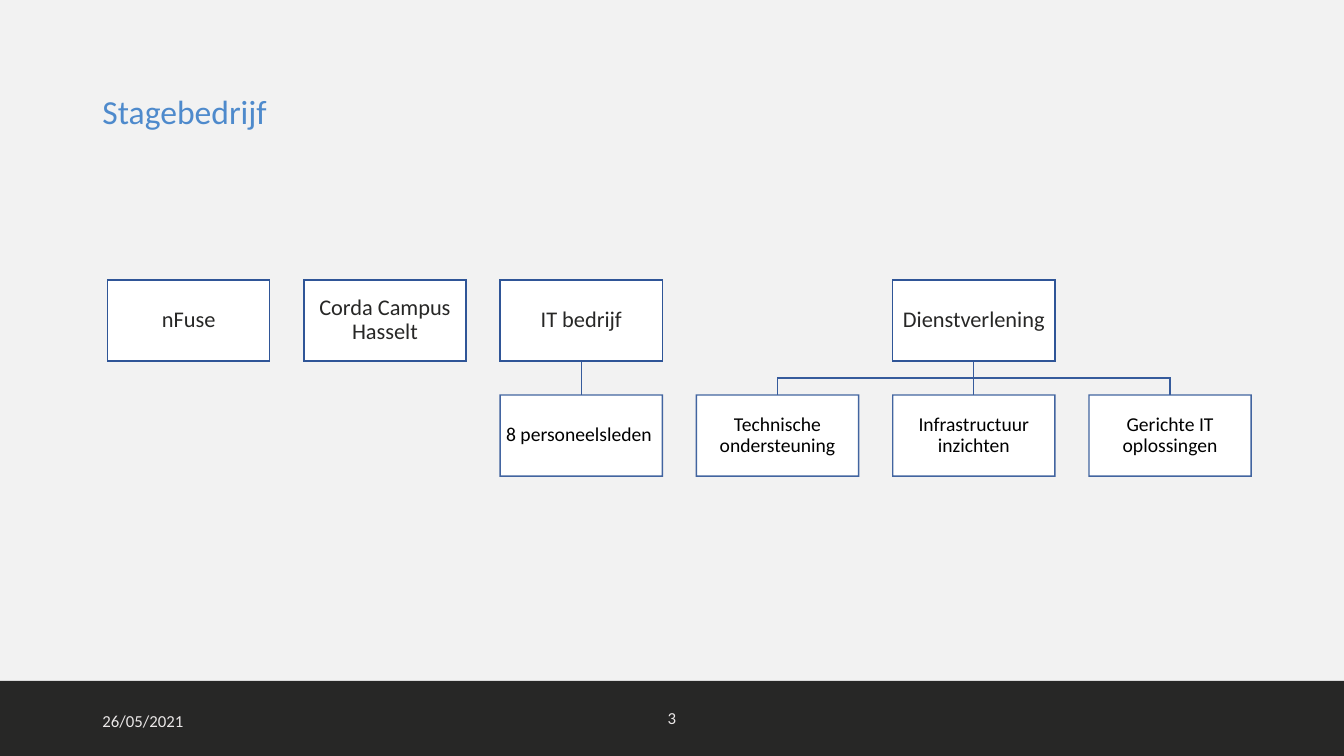
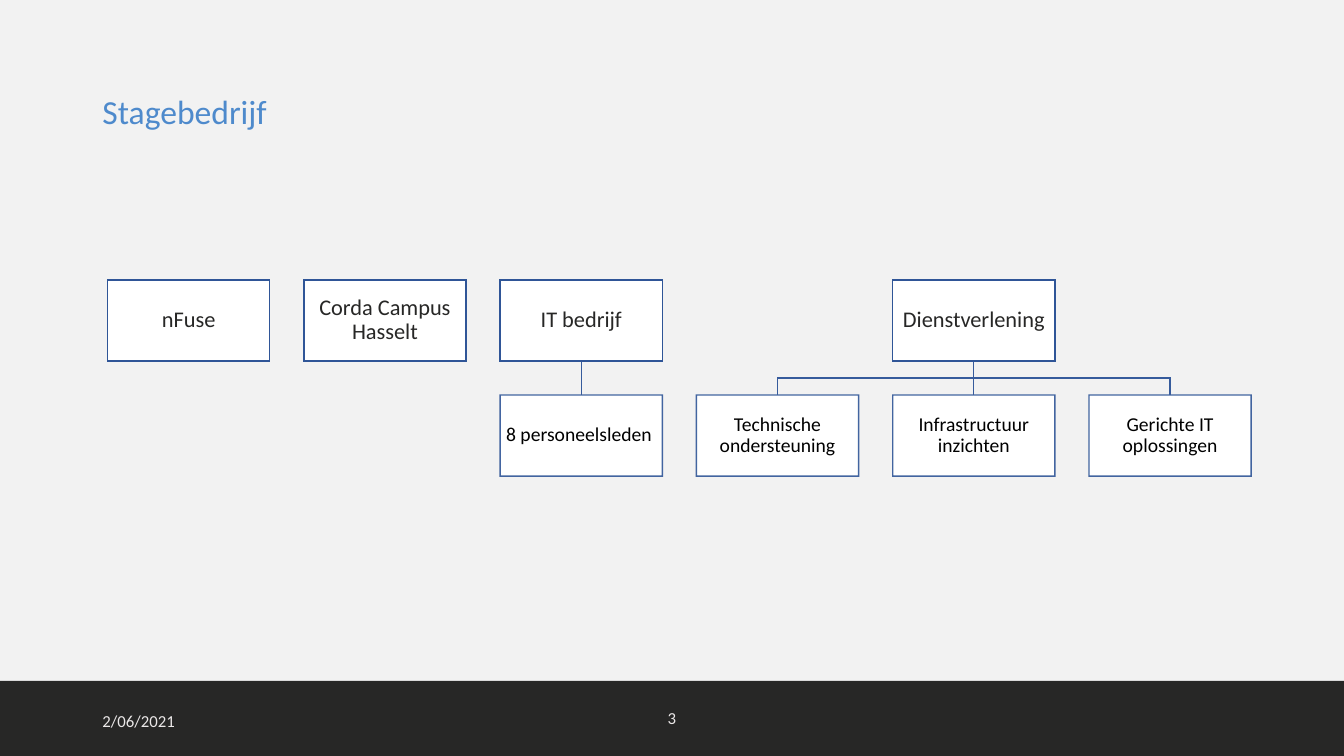
Before and after one commit to bertmoelans/Mijn_Portfolio, a slide deck: slide 3 of bestanden/PvA_Bert_Moelans.pptx. Drawn at 1344x756 pixels with LibreOffice and Linux fonts; fonts in the diff are those of the drawing; background and template pictures are left out. Boxes give left, top, right and bottom in pixels: in the first picture for what was removed or moved away, otherwise in the second. Text is boxed around its words. In the diff, an @@ line names an element or a change of style, - is before the commit and + after.

```diff
--- a/bestanden/PvA_Bert_Moelans.pptx
+++ b/bestanden/PvA_Bert_Moelans.pptx
@@ text at [102, 715, 174, 728]: text changed @@
-26/05/2021
+2/06/2021
```
Also in this commit, not shown: 12 other slides changed, 4 other files.
